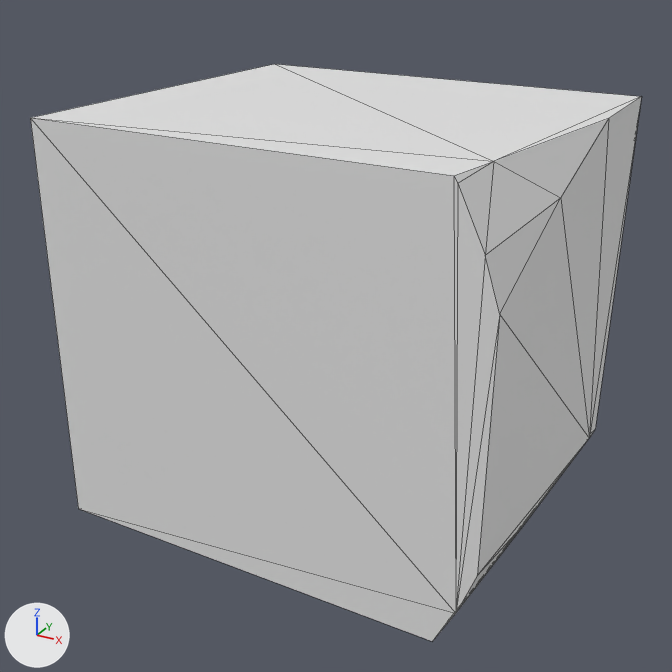
An edit to the OBJ model assets/pieces/daikon_train/daikon_0215.obj, drawn before and after from the same camera.
Both versions are drawn from a 50 mm camera at (0.0256, -0.0489, 0.0221) aimed at (-0.0002, -0.002, -0.0014). Lighting does not change. The marker at lower left points along +X, +Y and +Z. The first picture is the older version. Mesh edges are drawn as thin lines. Where no turn or scale is listed for an object, it has been applied to the vertices.

Script lines for the objects in view, before the commit:
```python
me_daikon_0215 = bpy.data.meshes.new('daikon_0215')
me_daikon_0215.from_pydata(...)  # 20 vertices, 36 faces; spans x -0.0136..0.0137, y -0.0123..0.0123, z -0.0127..0.0127
ob_daikon_0215 = bpy.data.objects.new('daikon_0215', me_daikon_0215)
ob_daikon_0215.location = (0.0, 0.0, 0.0)
```
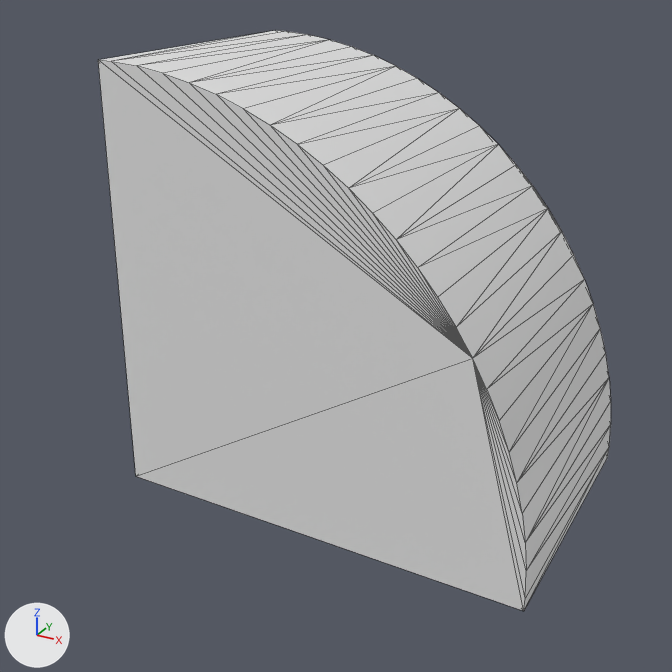
What differs and where, as boxes [x1, y1, x2, y2] in the pictures (672 x 672 px):
'daikon_0215', reshaped (16% narrower): before [30, 64, 641, 641]; after [98, 31, 611, 611]

Diff of the bpy script that builds the scene:
```diff
--- a/assets/pieces/daikon_train/daikon_0215.obj.py
+++ b/assets/pieces/daikon_train/daikon_0215.obj.py
@@ me_daikon_0215 @@
 # used by ob_daikon_0215; location = (0.0, 0.0, 0.0)
-me_daikon_0215.from_pydata(...)  # 20 vertices, 36 faces; spans x -0.0136..0.0137, y -0.0123..0.0123, z -0.0127..0.0127
+me_daikon_0215.from_pydata(...)  # 54 vertices, 104 faces; spans x -0.0114..0.0152, y -0.009..0.009, z -0.0115..0.0155
+# me_daikon_0215 part 1: the whole mesh is rebuilt
```
